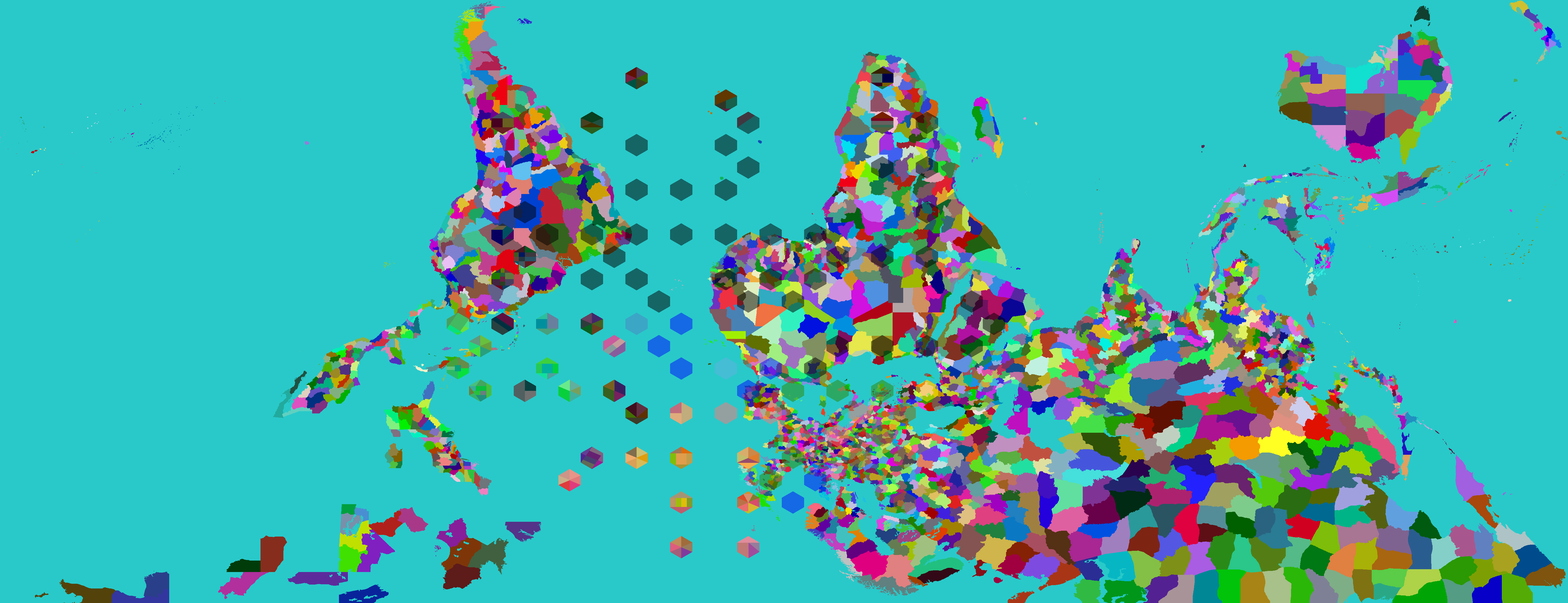
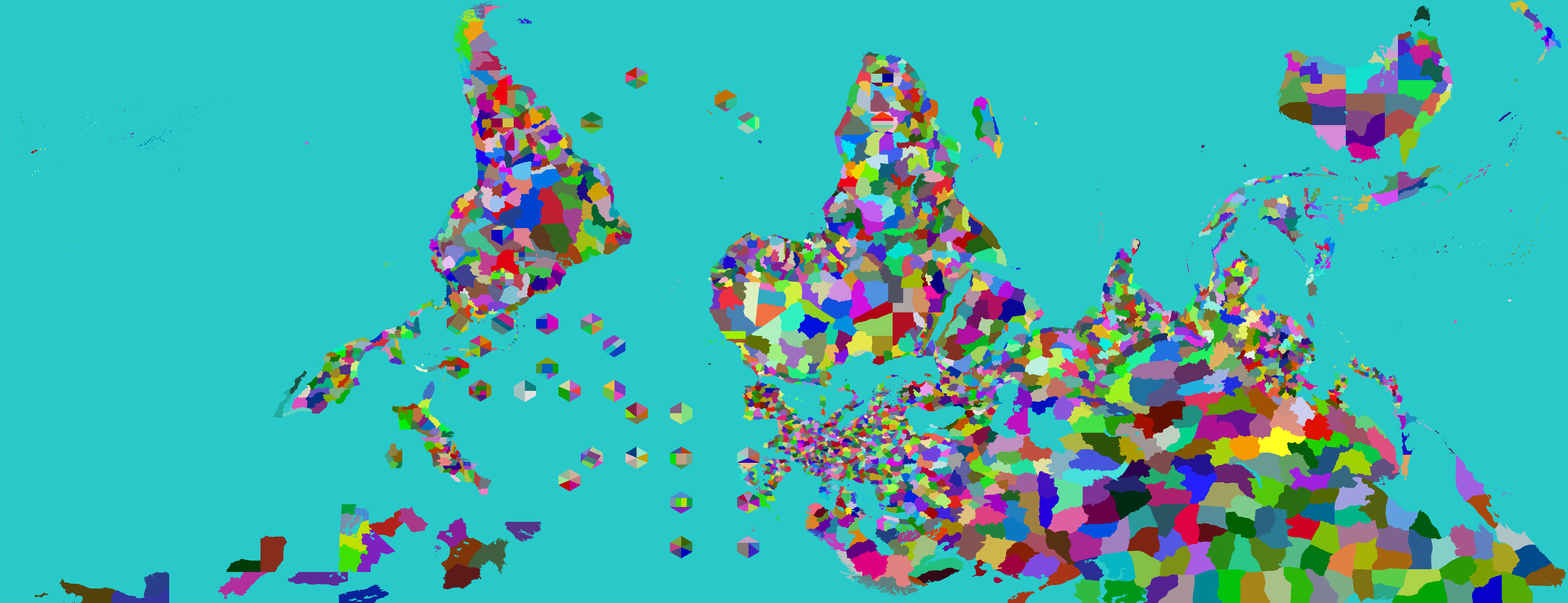
The second 1568x603 image is a revision of the first. Changes to its layers:
hid "Test" over (446, 67, 1006, 559)
painted on "Provinces" over (384, 115, 760, 438)
